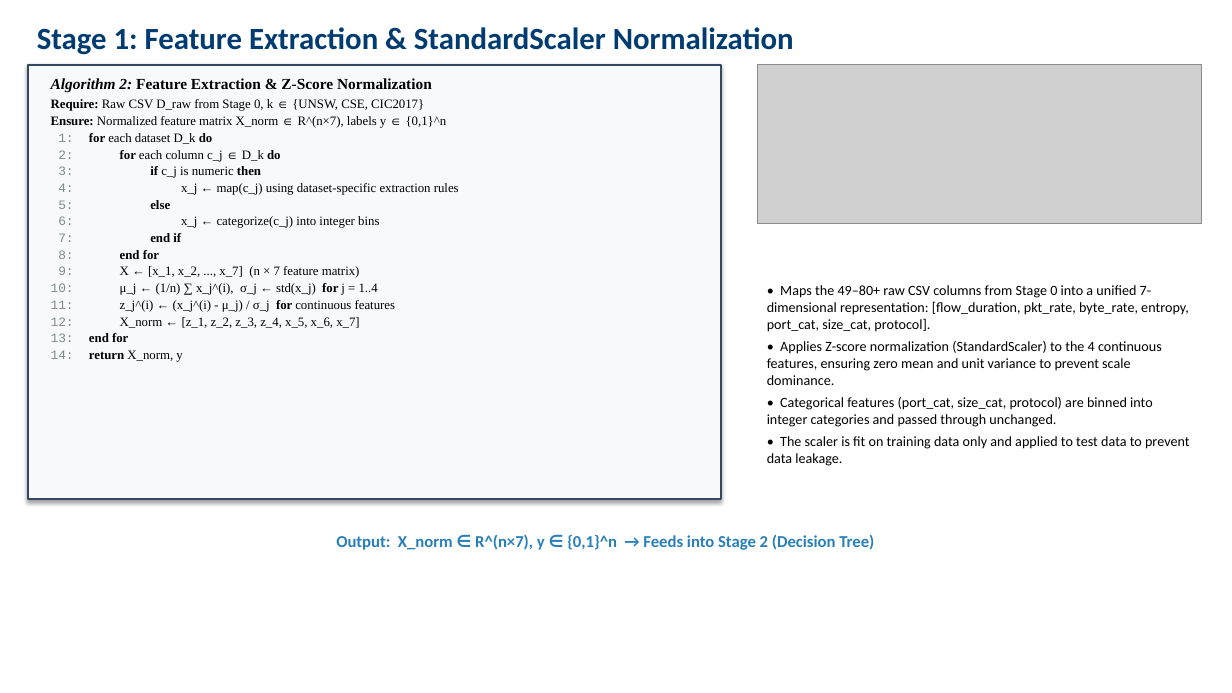
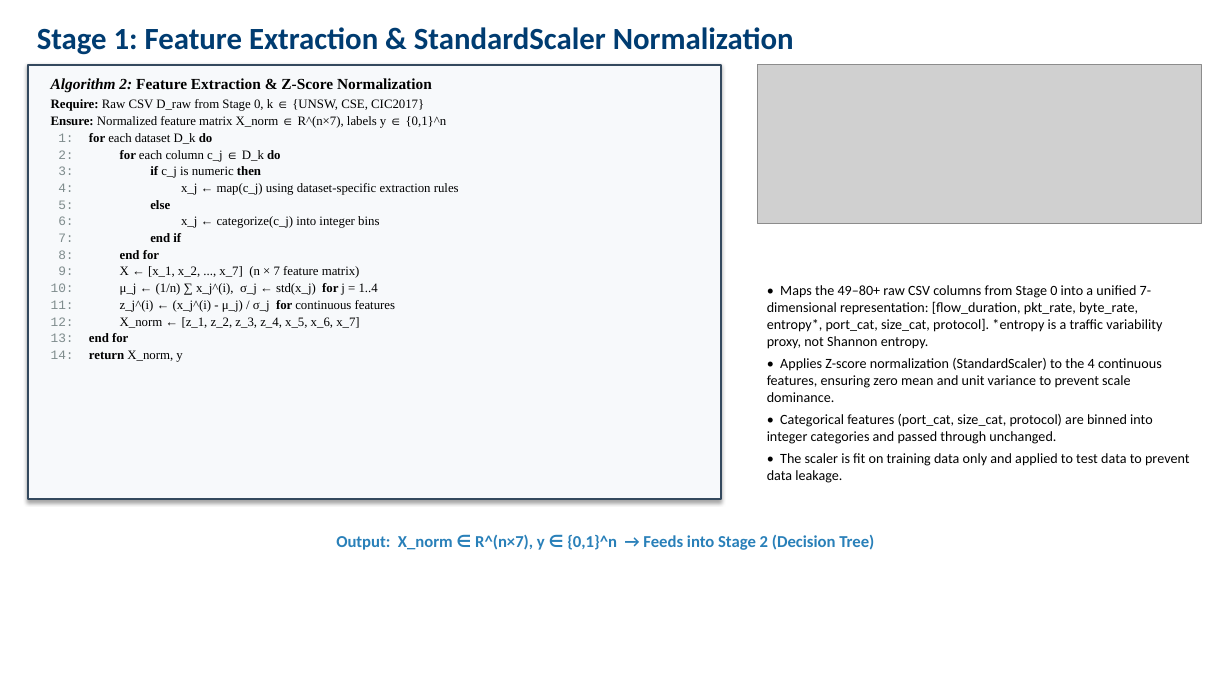
Before and after one commit to pcy12345/adaptive-ids-asrrl, a slide deck: slide 5 of ASRRL_Methodology.pptx. Drawn at 1232x693 pixels with LibreOffice and Linux fonts; fonts in the diff are those of the drawing; grey boxes stand for pictures. Boxes give left, top, right and bottom in pixels: in the first picture for what was removed or moved away, otherwise in the second. Text is boxed around its words. In the diff, an @@ line names an element or a change of style, - is before the commit and + after.

```diff
--- a/ASRRL_Methodology.pptx
+++ b/ASRRL_Methodology.pptx
@@ text at (767, 285, 1162, 349): text changed @@
-• Maps the 49–80+ raw CSV columns from Stage 0 into a unified 7-dimensional representation: [flow_duration, pkt_rate, byte_rate, entropy, port_cat, size_cat, protocol].
+• Maps the 49–80+ raw CSV columns from Stage 0 into a unified 7-dimensional representation: [flow_duration, pkt_rate, byte_rate, entropy*, port_cat, size_cat, protocol]. *entropy is a traffic variability proxy, not Shannon entropy.
```
Also in this commit, not shown: 3 other slides changed, 6 other files.
